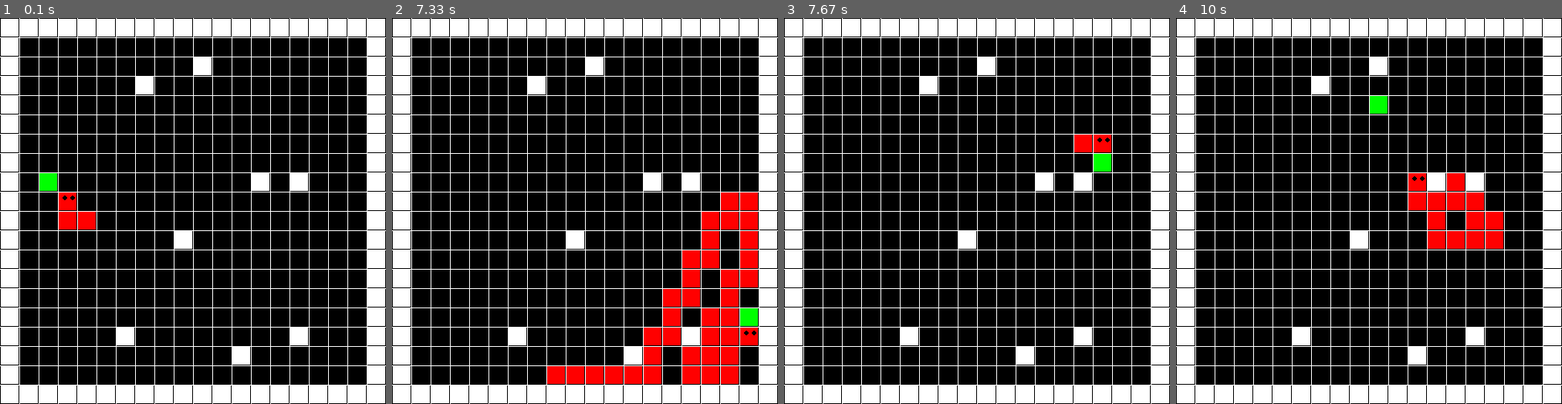
Above: before the commit, frames 1-4 (left to right).
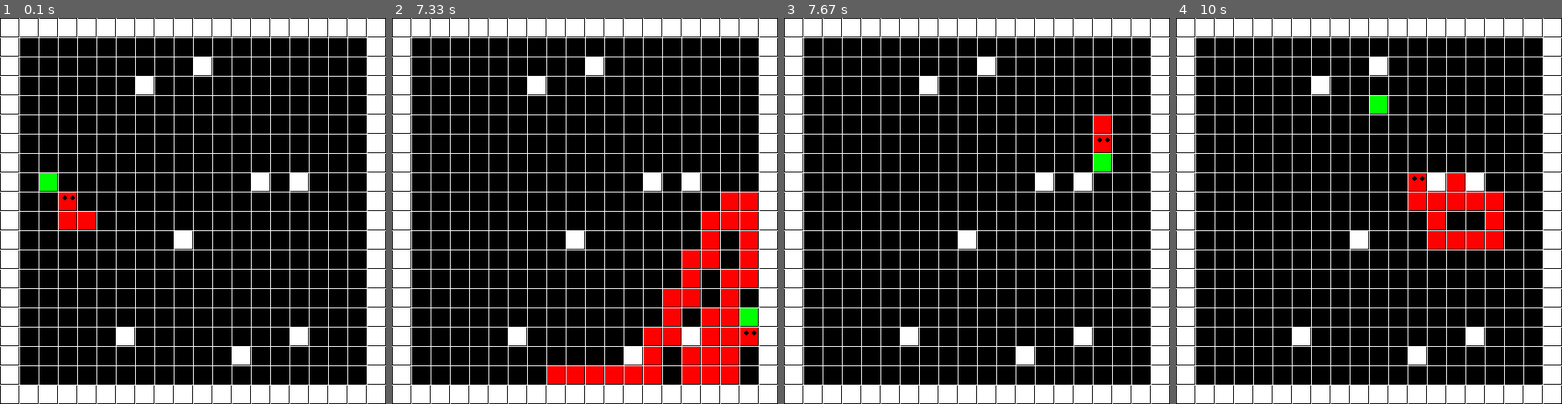
Above: after the commit, the same moments.

Repository: akthm/Snake-AI
Game: pygame game, started from Snake.py
The game is run twice, just before and just after one commit, with the same random seed, the same clock (stepped at 60 frames per second) and the same inputs.
Inputs:
- Up to frame 1 (0.1 s): no input
- Up to frame 2 (7.33 s): no input
- Up to frame 3 (7.67 s): no input
- Up to frame 4 (10 s): no input

Frames 1-2 are identical in both runs. In frame 3, 0.4% of the frame differs, in the area x 75-85%, y 25-35%; in frame 4, 0.4%.

Commit message:
Astar now works (The file) created a Cube file renamed the files and changed some stuff

Diff:
--- a/Astar.py
+++ b/Astar.py
@@ -1,24 +1,32 @@
 # from snake import *
-from snake import *
+from Snake import randomSnack,actionsList,scoreList
+import pygame
+
 from heuristics import *
-from util import *
-def aStar_search(s, i, slow,my_screen, heuristic = nullHeuristic):
-    global width, rows, snack, tempFood, startState, food
+from Util import *
+def aStar_search(s, i, slow, my_screen, heuristic,snack,tempFood,speedrun=False):
+    # global width, rows, snack, tempFood, startState, food
+
     # my_screen = screen(WINDOW_SIZE,GRID_SIZE,START_POS)
 
     def performActions(dirs, slow):
         # perform actions in the game window so we can see the results
         for action in dirs:
             if slow:
-                pygame.time.delay(50)
-                clock.tick(10)
+                # pygame.time.delay(50)
+                # clock.tick(90)
+                pass
             s.moveAuto(action)
-            my_screen.redrawWindow(s)
+            my_screen.redrawWindow(s, snack)
+    if speedrun:
+        # print(i)
+        snack.reset((i[0],i[1]), color=(0, 255, 0))
+    else:
 
-    snack.reset(randomSnack(my_screen.rows, s),color=(0, 255, 0))
+     snack.reset(randomSnack(my_screen.rows, s), color=(0, 255, 0))
 
     # tempFood = snack
-    tempFood.reset(snack.pos,snack.dirnx,snack.dirny,snack.color)
+    tempFood.reset(snack.pos, snack.dirnx, snack.dirny, snack.color)
 
     clock = pygame.time.Clock()
     flag = True
@@ -48,5 +56,5 @@
                 if childNode not in aStar_priorityqueue.heap:
                     if childNode in visited:  # make sure child is not in visited so we don't go backwards
                         continue
-                    hCost = costs + cost + heuristic(childNode)
+                    hCost = costs + cost + heuristic(childNode,tempFood)
                     aStar_priorityqueue.push((childNode, directions + [direction], costs + cost), hCost)
--- /dev/null
+++ b/Cube.py
@@ -0,0 +1,56 @@
+
+GRID_SIZE = 20
+
+WINDOW_SIZE = 500
+
+RED = (255, 0, 0)
+
+file = "results.txt"
+import pygame
+import random
+
+class cube(object):
+    rows = GRID_SIZE
+    w = WINDOW_SIZE
+
+    def __init__(self, start, dirnx=1, dirny=0, color=(255, 0, 0)):
+        self.pos = start
+        self.dirnx = 1
+        self.dirny = 0
+        self.color = color
+
+    def move(self, dirnx, dirny):
+        self.dirnx = dirnx
+        self.dirny = dirny
+        self.pos = (self.pos[0] + self.dirnx, self.pos[1] + self.dirny)
+
+    def reset(self, start, dirnx=1, dirny=0, color=(255, 0, 0)):
+        self.pos = start
+        self.dirnx = 1
+        self.dirny = 0
+        self.color = color
+
+    def draw(self, surface, eyes=False):
+        dis = self.w // self.rows
+        i = self.pos[0]
+        j = self.pos[1]
+
+        pygame.draw.rect(surface, self.color, (i * dis + 1, j * dis + 1, dis - 2, dis - 2))
+        if eyes:
+            centre = dis // 2
+            radius = 3
+            circleMiddle = (i * dis + centre - radius, j * dis + 8)
+            circleMiddle2 = (i * dis + dis - radius * 2, j * dis + 8)
+            pygame.draw.circle(surface, (0, 0, 0), circleMiddle, radius)
+            pygame.draw.circle(surface, (0, 0, 0), circleMiddle2, radius)
+
+def randomSnack(rows, item):
+    positions = item.body
+    while True:
+        x = random.randrange(rows)
+        y = random.randrange(rows)
+        if len(list(filter(lambda z: z.pos == (x, y), positions))) > 0:
+            continue
+        else:
+            break
+    return (x, y)
--- a/snake.py
+++ b/Snake.py
@@ -11,7 +11,10 @@
 import pygame
 import tkinter as tk
 from tkinter import messagebox
-from util import *
+from Cube import *
+
+import Astar
+from Util import *
 from Screen import *
 from heuristics import *
 
@@ -32,41 +35,6 @@
 
 # ------------------------------------------------- Code setting up the basics of the snake game
 
-
-class cube(object):
-    rows = GRID_SIZE
-    w = WINDOW_SIZE
-
-    def __init__(self, start, dirnx=1, dirny=0, color=(255, 0, 0)):
-        self.pos = start
-        self.dirnx = 1
-        self.dirny = 0
-        self.color = color
-
-    def move(self, dirnx, dirny):
-        self.dirnx = dirnx
-        self.dirny = dirny
-        self.pos = (self.pos[0] + self.dirnx, self.pos[1] + self.dirny)
-
-    def reset(self, start, dirnx=1, dirny=0, color=(255, 0, 0)):
-        self.pos = start
-        self.dirnx = 1
-        self.dirny = 0
-        self.color = color
-
-    def draw(self, surface, eyes=False):
-        dis = self.w // self.rows
-        i = self.pos[0]
-        j = self.pos[1]
-
-        pygame.draw.rect(surface, self.color, (i * dis + 1, j * dis + 1, dis - 2, dis - 2))
-        if eyes:
-            centre = dis // 2
-            radius = 3
-            circleMiddle = (i * dis + centre - radius, j * dis + 8)
-            circleMiddle2 = (i * dis + dis - radius * 2, j * dis + 8)
-            pygame.draw.circle(surface, (0, 0, 0), circleMiddle, radius)
-            pygame.draw.circle(surface, (0, 0, 0), circleMiddle2, radius)
 
 
 class snake(object):
@@ -294,16 +262,7 @@
         # print("Successors:", successors)
         return successors
 
-def randomSnack(rows, item):
-    positions = item.body
-    while True:
-        x = random.randrange(rows)
-        y = random.randrange(rows)
-        if len(list(filter(lambda z: z.pos == (x, y), positions))) > 0:
-            continue
-        else:
-            break
-    return (x, y)
+
 
 
 def message_box(subject, content):
@@ -331,11 +290,6 @@
 # --------------------------------------------------------------------- Running the game normally
 def main():
     global s, snack, startState
-    # width = WINDOW_SIZE
-    # rows = GRID_SIZE
-    # win = pygame.display.set_mode((width, width))
-    # startState = (10, 10)
-    # my_screen = screen(WINDOW_SIZE,GRID_SIZE,(10, 10))
     my_screen = screen(WINDOW_SIZE, GRID_SIZE, START_POS)
     # s = snake((255, 0, 0), (10, 10))
     s = snake((255, 0, 0), startState)
@@ -362,11 +316,9 @@
         if s.body[0].pos == snack.pos:
             s.addCube()
             # snack = cube(randomSnack(rows, s), color=(0, 255, 0))
-            snack.reset(randomSnack(rows, s), color=(0, 255, 0))
-
+            snack.reset(randomSnack(my_screen.rows, s), color=(0, 255, 0))
             # tempFood = food  # use this as testing to try to get food value before it changes
             tempFood.reset(food.pos, food.dirnx, food.dirny, food.color)
-
             # food = snack  # update food to new value
             food.reset(snack.pos, snack.dirnx, snack.dirny, snack.color)
 
@@ -422,68 +374,6 @@
 
 # --------------------------------------------------------------------- A Star
 
-
-# s: snake object
-# i : iterator to keep track of where food will be
-# slow: True go slow False go fast
-def aStar_search(s, i, slow, my_screen, heuristic,speedrun=False):
-    global width, rows, snack, tempFood, startState, food
-
-    # my_screen = screen(WINDOW_SIZE,GRID_SIZE,START_POS)
-
-    def performActions(dirs, slow):
-        # perform actions in the game window so we can see the results
-        for action in dirs:
-            if slow:
-                # pygame.time.delay(50)
-                # clock.tick(90)
-                pass
-            s.moveAuto(action)
-            my_screen.redrawWindow(s, snack)
-    if speedrun:
-        # print(i)
-        snack.reset((i[0],i[1]), color=(0, 255, 0))
-    else:
-
-     snack.reset(randomSnack(my_screen.rows, s), color=(0, 255, 0))
-
-    # tempFood = snack
-    tempFood.reset(snack.pos, snack.dirnx, snack.dirny, snack.color)
-
-    clock = pygame.time.Clock()
-    flag = True
-
-    aStar_priorityqueue = PriorityQueue()  # fringe
-    visited = set()
-    aStar_priorityqueue.push((s.getStartState(), [], 0), 0)
-
-    while 1:
-        if aStar_priorityqueue.isEmpty():
-            break
-
-        current, directions, costs = aStar_priorityqueue.pop()  # add costs for ucs
-        # print("Current:", current)
-        if current not in visited:
-            visited.add(current)
-            if s.isGoalState(current):
-                s.score += 1
-                s.addCube()
-                performActions(directions, slow)
-                # print("A_Star number of actions:", len(directions))
-                actionsList[2].append(len(directions))
-                # print("A_Star score:", len(s.body))
-                scoreList[2] = len(s.body)
-                # scoreList[2] = s.score
-            for childNode, direction, cost in s.getSuccessors(current):
-                if childNode not in aStar_priorityqueue.heap:
-                    if childNode in visited:  # make sure child is not in visited so we don't go backwards
-                        continue
-                    hCost = costs + cost + heuristic(childNode)
-                    aStar_priorityqueue.push((childNode, directions + [direction], costs + cost), hCost)
-
-
-# --------------------------------------------------------------------- End of A Star
-
 # use main() for human gameplay
 if __name__ == '__main__':
     scores = {"astar": [], "ucs": []}
@@ -496,16 +386,15 @@
 
             mySnake.set_obstacles(my_screen.wall)
 
-            print("This is my wall ", my_screen.wall)
             for i in range(0, 400):
-                aStar_search(mySnake, i, False, my_screen, nullHeuristic)
+                Astar.aStar_search(mySnake, i, False, my_screen, nullHeuristic,snack,tempFood)
             scores["ucs"].append(mySnake.score)
             print("ucs score " + str(mySnake.score))
             mySnake.reset(START_POS)
             pygame.quit()
             my_screen = screen(WINDOW_SIZE, GRID_SIZE, START_POS, 11)
             for i in range(400):
-                aStar_search(mySnake, i, False, my_screen, manhattanHeuristic)
+                Astar.aStar_search(mySnake, i, False, my_screen, manhattanHeuristic,snack,tempFood)
             scores["astar"].append(mySnake.score)
             print("astar score " + str(mySnake.score))
             mySnake.reset(START_POS)
@@ -524,14 +413,14 @@
             my_screen = screen(WINDOW_SIZE, GRID_SIZE, START_POS, 11,walls)
             mySnake.set_obstacles(my_screen.wall)
             for i in range(len(apples)):
-                aStar_search(mySnake, apples[i], False, my_screen, nullHeuristic,True)
+                Astar.aStar_search(mySnake, apples[i], False, my_screen, nullHeuristic,snack,tempFood,True)
             scores["ucs"].append([lst[num],mySnake.score])
             print(lst[num] + " apples, ucs score " + str(mySnake.score))
             mySnake.reset(START_POS)
             pygame.quit()
             my_screen = screen(WINDOW_SIZE, GRID_SIZE, START_POS, 11,walls)
             for i in range(len(apples)):
-                aStar_search(mySnake, apples[i], False, my_screen, manhattanHeuristic,True)
+                Astar.aStar_search(mySnake, apples[i], False, my_screen, manhattanHeuristic,snack,tempFood,True)
             scores["astar"].append([lst[num],mySnake.score])
             print(lst[num]+" apples, astar score "+  str(mySnake.score))
             mySnake.reset(START_POS)
--- a/util.py
+++ b/Util.py
@@ -1,11 +1,11 @@
 # CSCI 4478 - Dr Vahid Behzadan
-# Name: util.py
+# Name: Util.py
 # Description: Useful utilities for our Snake AI
 # All credit for code goes to http://ai.berkeley.edu
 # Revision: 4/22/2021
 
 
-# util.py
+# Util.py
 # -------
 # Licensing Information:  You are free to use or extend these projects for
 # educational purposes provided that (1) you do not distribute or publish
--- a/heuristics.py
+++ b/heuristics.py
@@ -3,7 +3,7 @@
 import heapq, random
 
 
-from snake import tempFood
+# from snake import tempFood
 
 
 def manhattanDistance(xy1, xy2):
@@ -26,7 +26,7 @@
 def nullHeuristic(state, problem=None):
     # trivial heuristic
     return 0
-def manhattanHeuristic(position):
+def manhattanHeuristic(position,tempFood):
     # uses distance as a score for heuristic
     xy1 = position
     xy2 = tempFood.pos
